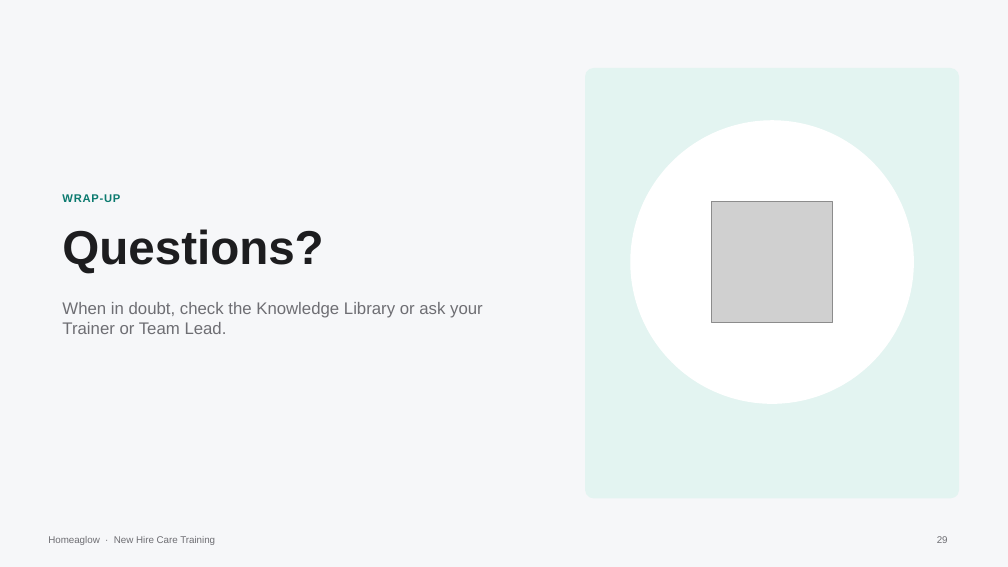
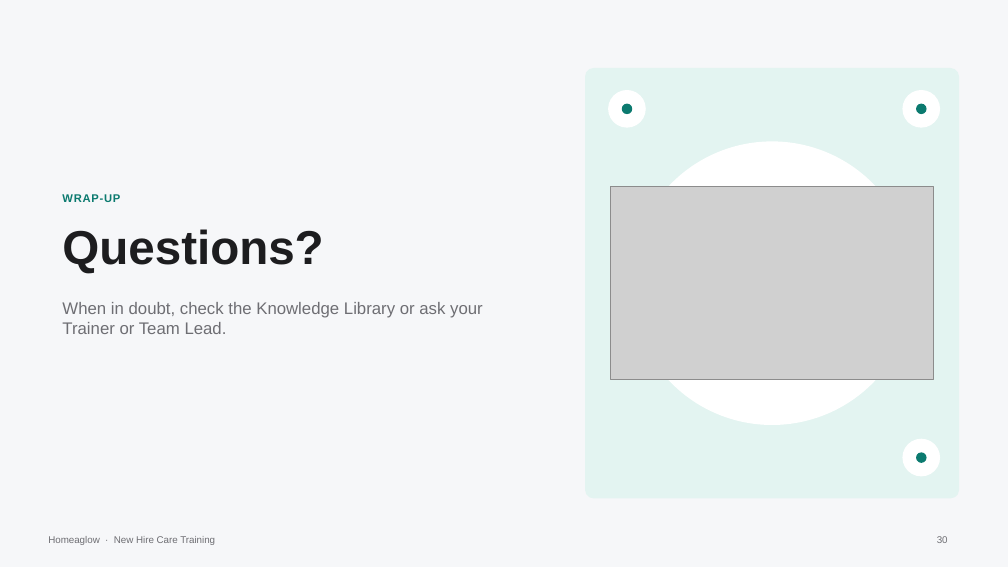
Before and after one commit to anjulimichelle/training, a slide deck: slide 30 of customer-foundations/customer-foundations-c-crm.pptx (slide 29 before the commit). Drawn at 1008x567 pixels with LibreOffice and Linux fonts; fonts in the diff are those of the drawing; grey boxes stand for pictures. Boxes give left, top, right and bottom in pixels: in the first picture for what was removed or moved away, otherwise in the second. Text is boxed around its words. In the diff, an @@ line names an element or a change of style, - is before the commit and + after.

```diff
--- a/customer-foundations/customer-foundations-c-crm.pptx
+++ b/customer-foundations/customer-foundations-c-crm.pptx
@@ ellipse added at box(609, 91, 645, 127), fill #FFFFFF, outline #FFFFFF 1 pt @@
@@ ellipse added at box(622, 104, 631, 113), fill #0B7A6F, outline #0B7A6F 1 pt @@
@@ ellipse added at box(903, 91, 939, 127), fill #FFFFFF, outline #FFFFFF 1 pt @@
@@ ellipse added at box(917, 104, 926, 113), fill #0B7A6F, outline #0B7A6F 1 pt @@
@@ ellipse: place and size @@
-ellipse at box(631, 121, 913, 403)
+ellipse at box(631, 142, 913, 424)
@@ picture: place and size @@
-picture at box(712, 202, 833, 323)
+picture at box(611, 186, 933, 379)
@@ ellipse added at box(903, 439, 939, 476), fill #FFFFFF, outline #FFFFFF 1 pt @@
@@ ellipse added at box(917, 454, 926, 463), fill #0B7A6F, outline #0B7A6F 1 pt @@
```
Also in this commit, not shown: 23 other slides changed, 3 slides added, 2 slides removed, 12 other files.
